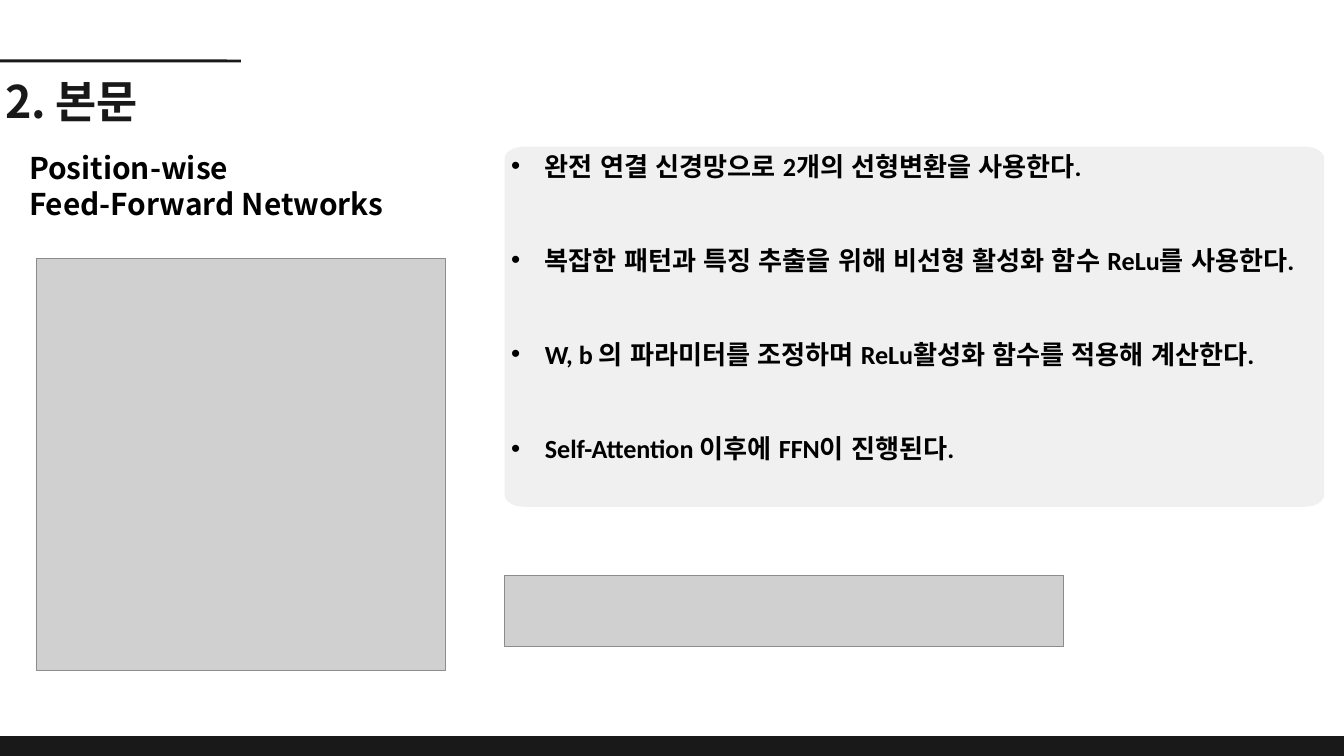
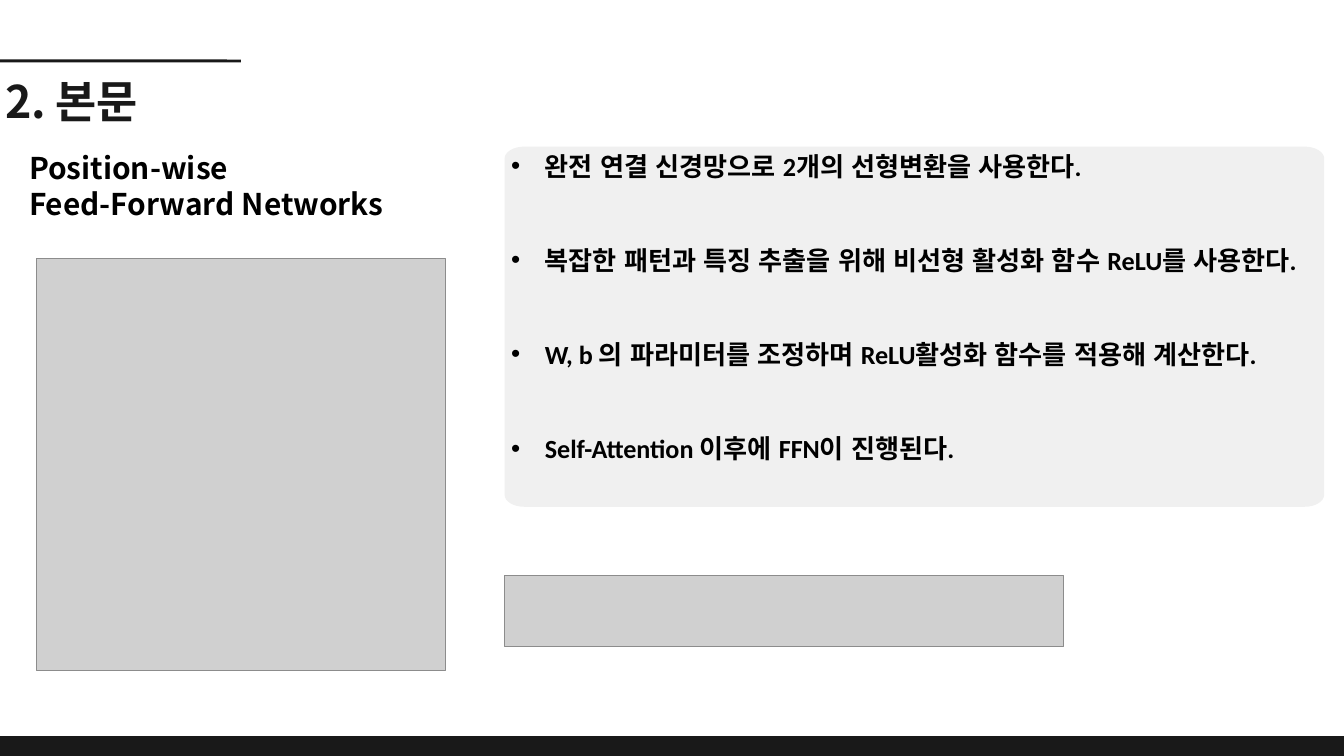
Before and after one commit to dbehdrbs0806/4th_2sem, a slide deck: slide 11 of ReinforcementLearning/20204077_유동균_Transformer 발표.pptx. Drawn at 1344x756 pixels with LibreOffice and Linux fonts; fonts in the diff are those of the drawing; grey boxes stand for pictures. Boxes give left, top, right and bottom in pixels: in the first picture for what was removed or moved away, otherwise in the second. Text is boxed around its words. In the diff, an @@ line names an element or a change of style, - is before the commit and + after.

```diff
--- a/ReinforcementLearning/20204077_유동균_Transformer 발표.pptx
+++ b/ReinforcementLearning/20204077_유동균_Transformer 발표.pptx
@@ text in freeform shape at (545, 248, 1297, 368): text changed @@
-• 복잡한 패턴과 특징 추출을 위해 비선형 활성화 함수 ReLu를 사용한다.
-• W, b 의 파라미터를 조정하며 ReLu활성화 함수를 적용해 계산한다.
+• 복잡한 패턴과 특징 추출을 위해 비선형 활성화 함수 ReLU를 사용한다.
+• W, b 의 파라미터를 조정하며 ReLU활성화 함수를 적용해 계산한다.
```
Also in this commit, not shown: 7 other slides changed, 1 other file.
